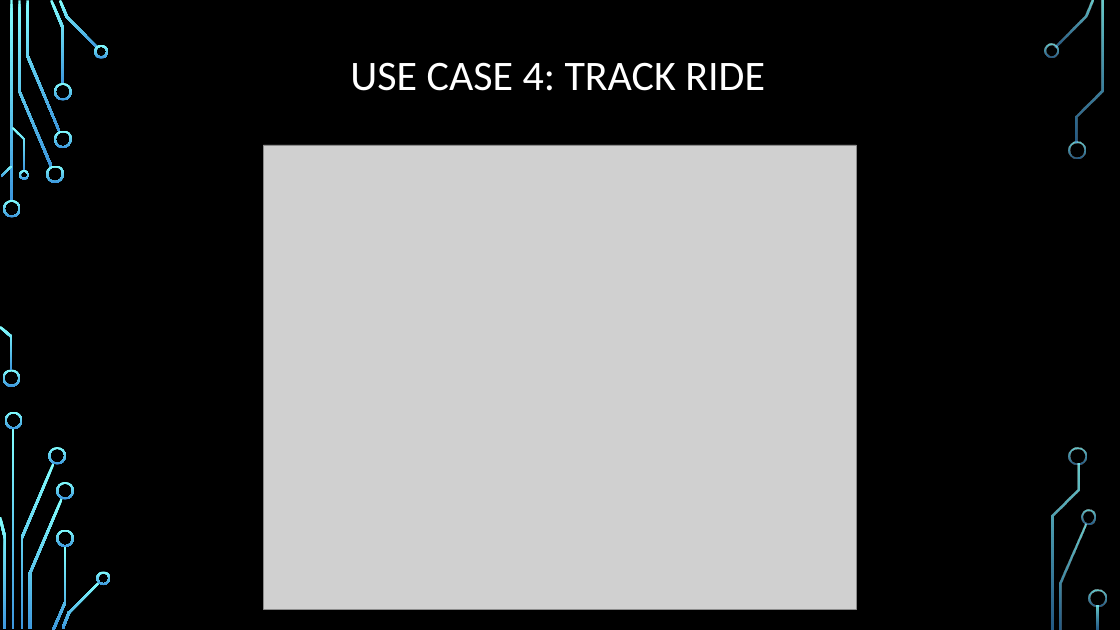
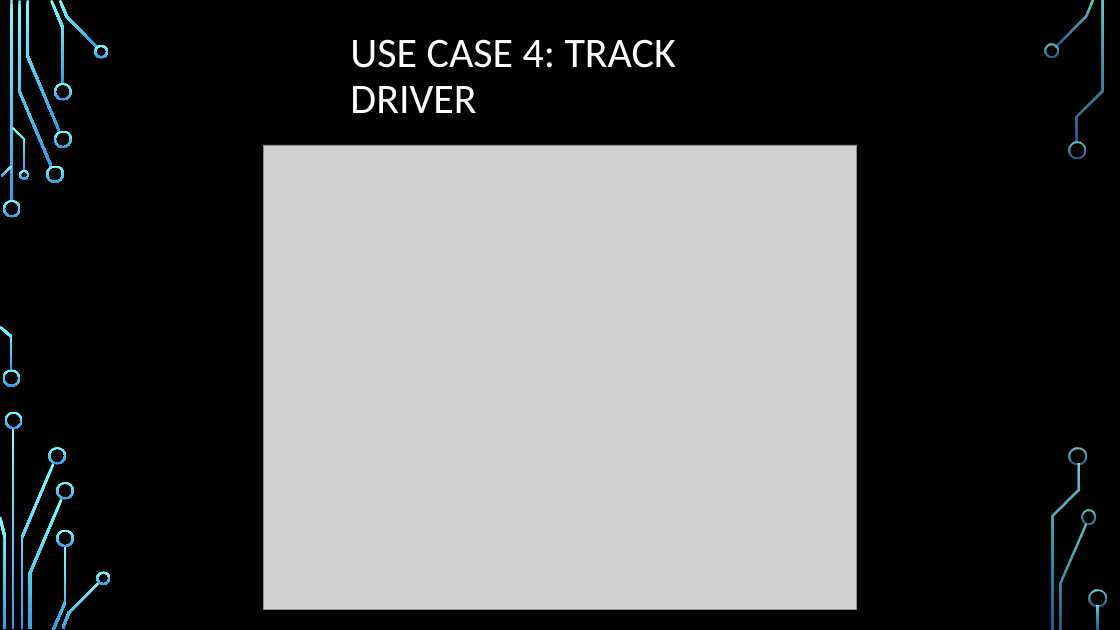
Before and after one commit to CheetoBuri/ProposalForSmartRide, a slide deck: slide 24 of TeamA2_Presentation_for_SmartRide.pptx. Drawn at 1120x630 pixels with LibreOffice and Linux fonts; fonts in the diff are those of the drawing; grey boxes stand for pictures; background and template pictures are left out. Boxes give left, top, right and bottom in pixels: in the first picture for what was removed or moved away, otherwise in the second. Text is boxed around its words. In the diff, an @@ line names an element or a change of style, - is before the commit and + after.

```diff
--- a/TeamA2_Presentation_for_SmartRide.pptx
+++ b/TeamA2_Presentation_for_SmartRide.pptx
@@ title at [350, 39, 676, 113]: text changed @@
-USE CASE 4: TRACK RIDE
+USE CASE 4: TRACK DRIVER
```
Also in this commit, not shown: 2 other slides changed, 4 other files.
